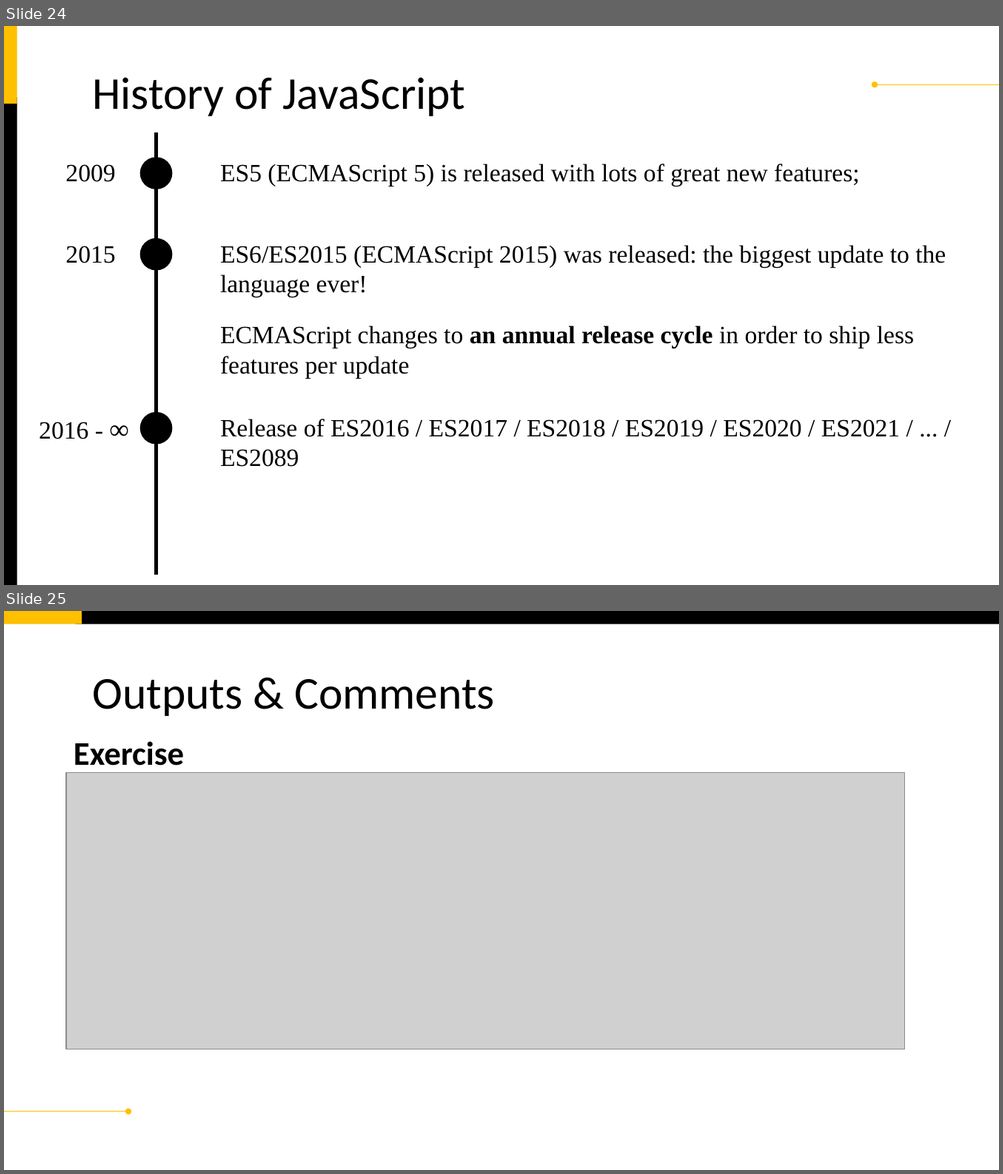
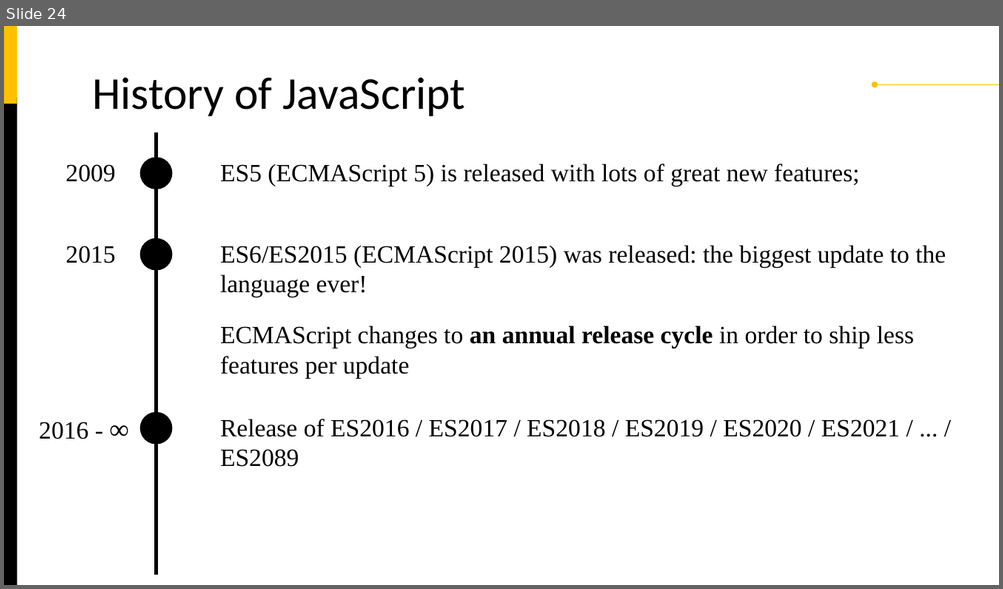
Before and after one commit to xamdi-team252/The-JavaScript-Course, a slide deck: 001 - Introduction to JavaScript/lesson 1.pptx. Shown one above the other, each under a label of ours: slides 24 and 25 before the commit, slide 24 after it. The pictures are 1003x1174 and 1003x589 pixels, drawn with LibreOffice and Linux fonts; fonts in the diff are those of the drawing; grey boxes stand for pictures. Boxes give left, top, right and bottom in pixels: in the first picture for what was removed or moved away, otherwise in the second. Text is boxed around its words. In the diff, an @@ line names an element or a change of style, - is before the commit and + after.

```diff
--- a/001 - Introduction to JavaScript/lesson 1.pptx
+++ b/001 - Introduction to JavaScript/lesson 1.pptx
@@ slide 25 removed at (4, 611, 999, 1170), background #FFFFFF @@
@@ rectangle removed at (4, 611, 82, 624) @@
@@ rectangle removed at (75, 611, 999, 624) @@
@@ title removed at (92, 679, 495, 716) @@
-Outputs & Comments
@@ text removed at (74, 741, 184, 774) @@
-Exercise
@@ picture removed at (66, 773, 904, 1050) @@
@@ arrow removed from (4, 1112) to (128, 1112) @@
```
Also in this commit, not shown: 41 other files.
